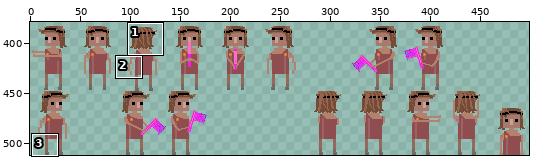
Edited in one commit: sprite sheet (client/textures/player/player.png). The picture above shows the old version from afar; the outline marks the close-up.
Close-up. The starting point:
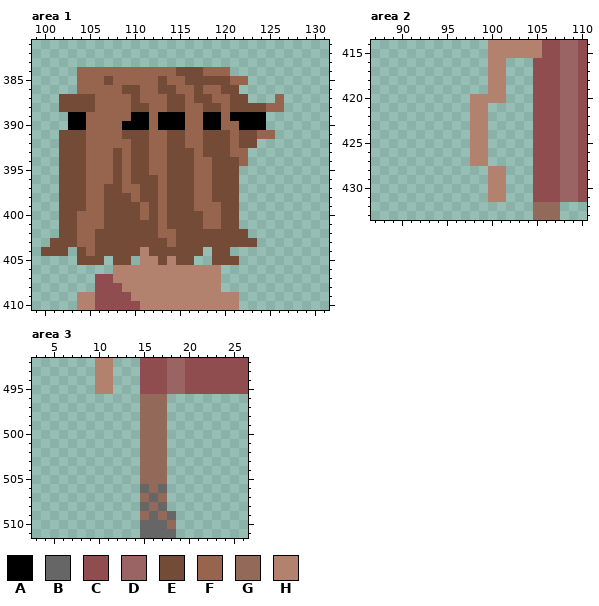
The file is 512x512 pixels. Pixels under 10% opacity are left out. Colours within 5 levels of each other are drawn and written as one. Shown: area 1: x 99..131, y 381..410; area 2: x 87..110, y 414..433; area 3: x 3..26, y 492..511. The old version is drawn lined up with the new one. The wide view leaves out empty margins. The commit also changed other parts of the picture, which this record leaves out.
Palette (. is transparent): A #000000  B #666666  C #8f4d4f  D #9a6465  E #744b37  F #97654e  G #936959  H #b3826f
Pixels before, area 1, first column x 100:
384 ....FFFFFFFFFFFEEEFFF......
385 ....FFFEFFFFFEFFEEEEEFF....
386 ....FFFFFEEFFEEFFEFFEE.....
387 ..EEEEFFFFEFFFEEFEEFFEE...F
388 ..EEEEFFFFEEFFEEFFEEFEEEEFF
389 ...AAFFFFFAAFAAAFFAAFAAAA..
390 ...AAFFFFAAAFAAAFFAAFFAAA..
391 ..EEEFFFFEEEFFEEFFEEEFEEFF.
392 ..EEEFFFFFEEFFEEFFEEEFEE...
393 ..EEEFFFEFEEFFEEEFEEEFF....
394 ..EEEFFFEFEEFFEEEFFEEEF....
395 ..EEEFFFEFEEFFEEEFFEEE.....
396 ..EEEFFFEFEEEFEEEFFEEE.....
397 ..EEEFFEEFFEEFEEEFFEEE.....
398 ..EEEFFEEEFEEFEEEFFEEE.....
399 ..EEEFFEEEEFEFEEEFFFEE.....
400 ..EEFFFEEEEFEFEEEEFFEE.....
401 ..EEFFFEEEEEEFEEEEFFEE.....
402 ..EEFFEEEEEEEFFEEEEEEEE....
403 .EEEFFEEEEEEEEFEEEEEEEEE...
404 EEE.EFEEEEEHEEEEEE.EE......
405 ....EEE.EE.HHEHEE..EEE.....
406 ........HHHHHHHHHHHH.......
407 ......CCHHHHHHHHHHHH.......
408 ......CCCHHHHHHHHHHH.......
409 ....HHCCCCHHHHHHHHHHHH.....
410 ....HHCCCCCHHHHHHHHHHH.....
Pixels before, area 2, first column x 98:
414 ..HHHHHHCCDDC
415 ..HHHHHHCCDDC
416 ..HH...CCCDDC
417 ..HH...CCCDDC
418 ..HH...CCCDDC
419 ..HH...CCCDDC
420 HHHH...CCCDDC
421 HH.....CCCDDC
422 HH.....CCCDDC
423 HH.....CCCDDC
424 HH.....CCCDDC
425 HH.....CCCDDC
426 HH.....CCCDDC
427 HH.....CCCDDC
428 ..HH...CCCDDC
429 ..HH...CCCDDC
430 ..HH...CCCDDC
431 ..HH...CCCDDC
432 .......GGG...
433 .......GGG...
Pixels before, area 3, first column x 10:
492 HH...CCCDDCCCCCCC
493 HH...CCCDDCCCCCCC
494 HH...CCCDDCCCCCCC
495 HH...CCCDDCCCCCCC
496 .....GGG.........
497 .....GGG.........
498 .....GGG.........
499 .....GGG.........
500 .....GGG.........
501 .....GGG.........
502 .....GGG.........
503 .....GGG.........
504 .....GGG.........
505 .....GGG.........
506 .....BGB.........
507 .....GBG.........
508 .....BGB.........
509 .....GBGB........
510 .....BBBG........
511 .....BBBB........
After the commit:
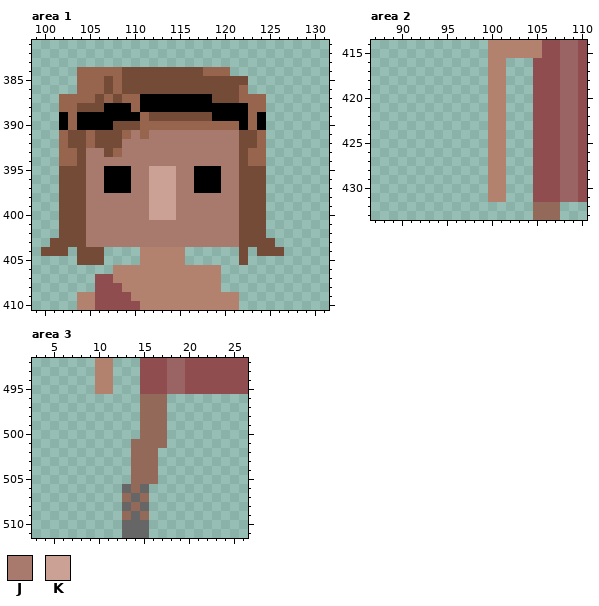
Colours new in this view: J #a87a6e  K #cba196
The edit:
drawings rearranged on the sheet (the old picture shows each at its new place)
Area 1:
y 384: x 109..114 FFFFFF -> EEEEEE
y 385: x 109..112 FFFF -> EEEE; x 114..115 FF -> EE; x 121..122 FF -> EE
y 386: x 107 F -> E; x 111..112 FF -> EE; x 115..116 FF -> EE; x 118..119 FF -> EE; x 122 . -> F
y 387: x 102..106 EEEEF -> FFFFE; x 108 F -> E; x 110..120 EFFFEEFEEFF -> FAAAAAAAAEE; x 122..124 E.. -> FFF; x 126 F -> .
y 388: x 102..103 EE -> FF; x 106..126 FFFFEEFFEEFFEEFEEEEFF -> EAAAFAAAAAAAAAAAAFF..
y 389: x 102..103 .A -> AF; x 105..109 FFFFF -> AAAAA; x 111..118 AFAAAFFA -> FEEEEEEE; x 120 F -> A; x 123 A -> F
y 390: x 102..103 .A -> AF; x 105..111 FFFFAAA -> AAAEEEF; x 113..115 AAA -> FFF; x 118..119 AA -> FF; x 123 A -> F
y 391: x 102 E -> F; x 106..121 FFFEEEFFEEFFEEEF -> EEEFJFJJJJJJJJJJ; x 125 F -> .
y 392: x 102 E -> F; x 106..121 FFFFEEFFEEFFEEEF -> EEEJJJJJJJJJJJJJ; x 124 . -> F
y 393: x 102..103 EE -> FF; x 105..124 FFFEFEEFFEEEFEEEFF.. -> JJEFJJJJJJJJJJJJJEFF
y 394: x 102..103 EE -> FF; x 105..124 FFFEFEEFFEEEFFEEEF.. -> JJJJJJJJJJJJJJJJJEFF
y 395: x 105..124 FFFEFEEFFEEEFFEEE... -> JJAAAJJKKKJJAAAJJEEE
y 396: x 105..124 FFFEFEEEFEEEFFEEE... -> JJAAAJJKKKJJAAAJJEEE
y 397: x 105..124 FFEEFFEEFEEEFFEEE... -> JJAAAJJKKKJJAAAJJEEE
y 398: x 105..124 FFEEEFEEFEEEFFEEE... -> JJJJJJJKKKJJJJJJJEEE
y 399: x 105..124 FFEEEEFEFEEEFFFEE... -> JJJJJJJKKKJJJJJJJEEE
y 400: x 104..124 FFFEEEEFEFEEEEFFEE... -> EJJJJJJJKKKJJJJJJJEEE
y 401: x 104..124 FFFEEEEEEFEEEEFFEE... -> EJJJJJJJJJJJJJJJJJEEE
y 402: x 104..121 FFEEEEEEEFFEEEEEEE -> EJJJJJJJJJJJJJJJJJ; x 123..124 .. -> EE
y 403: x 104..121 FFEEEEEEEEFEEEEEEE -> EJJJJJJJJJJJJJJJJJ; x 124..125 .. -> EE
y 404: x 105 F -> E; x 107..110 EEEE -> ....; x 112..117 EEEEEE -> HHHH..; x 119..120 EE -> ..; x 122 . -> E; x 124..126 ... -> EEE
y 405: x 108..109 EE -> ..; x 113 E -> H; x 115..116 EE -> H.; x 119..122 EEE. -> ...E
Area 2:
y 420: x 98..99 HH -> ..
y 421..427: x 98..101 HH.. -> ..HH
Area 3:
y 501: x 14 . -> G
y 502..505: x 14 . -> G; x 17 G -> .
y 506: x 13..14 .. -> BG; x 16..17 GB -> ..
y 507: x 13..14 .. -> GB; x 16..17 BG -> ..
y 508: x 13..14 .. -> BG; x 16..17 GB -> ..
y 509: x 13..14 .. -> GB; x 16..18 BGB -> ...
y 510: x 13..14 .. -> BB; x 16..18 BBG -> ...
y 511: x 13..14 .. -> BB; x 16..18 BBB -> ...
Pixel boxes of the changes (left, top, right, bottom) in both close-ups:
changed: (59, 67, 284, 265)
changed: (470, 94, 506, 166)
changed: (122, 439, 176, 538)
